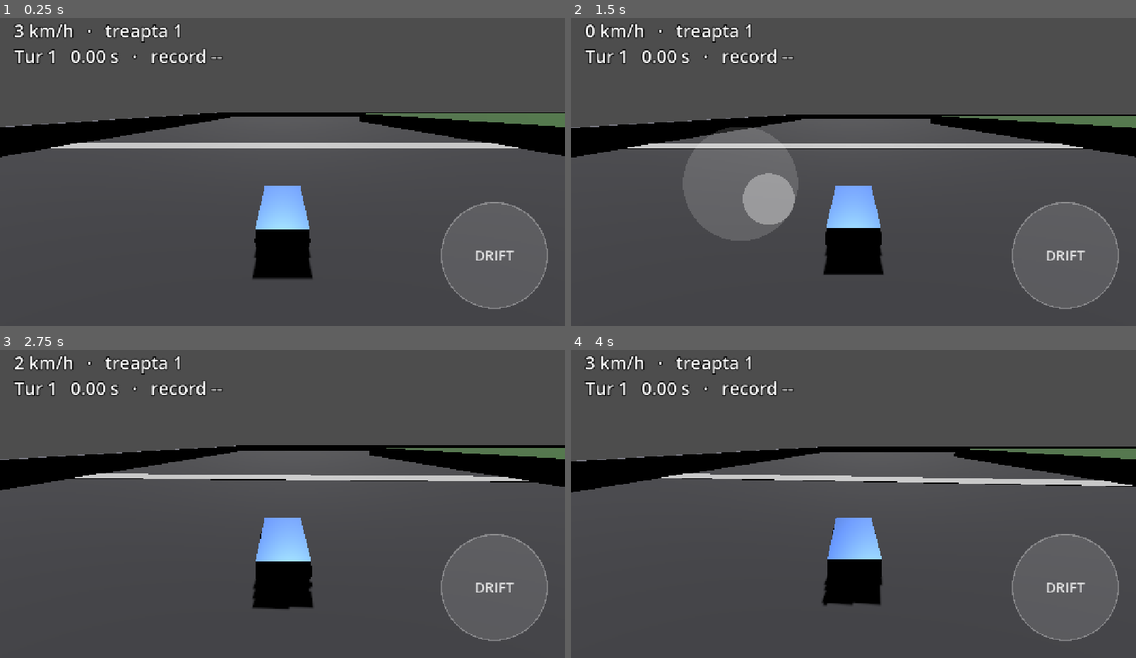
Above: before the commit, frames 1-4 (two rows, left to right).
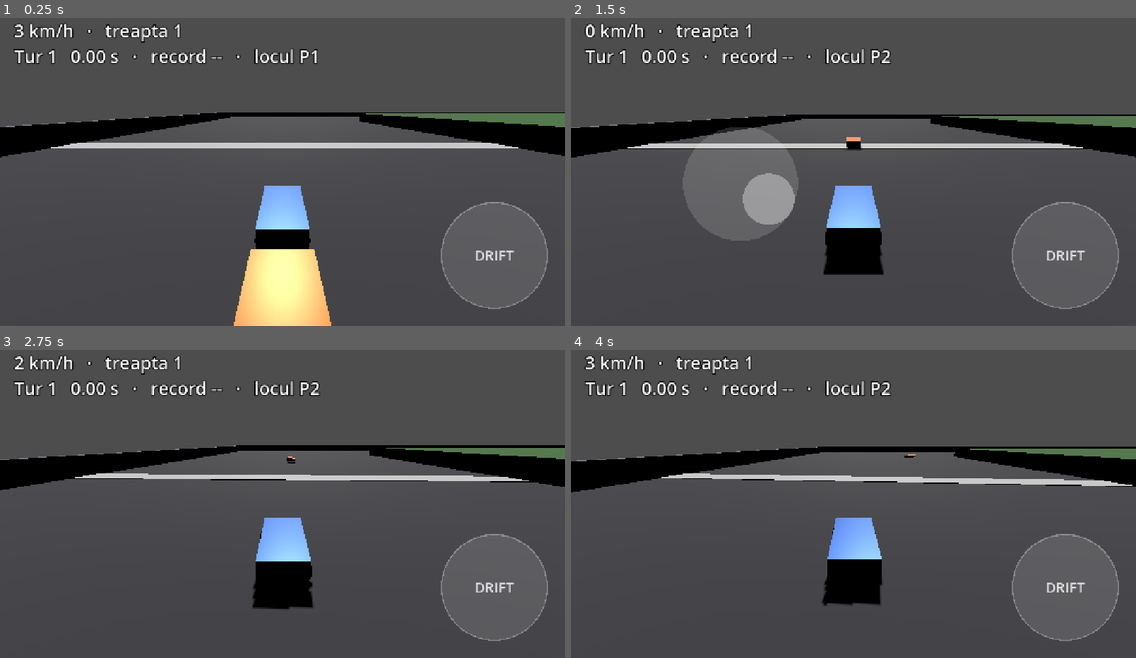
Above: after the commit, the same moments.

Repository: mihaelaradu1005-source/RacerMobile
Game: Godot game, scene res://scenes/world.tscn
Same seed, same stepped clock (60 frames per second), same inputs: the game is played once before the commit and once after it.
Inputs (mouse positions are in pixels of both pictures, inside the frame that each line leads up to):
- Up to frame 1 (0.25 s): no input
- Up to frame 2 (1.5 s): move the mouse to (977, 150) at 0.52 s; hold D (move_right) 0.53-1.25 s; click (977, 150) at 0.67 s; drag from (740, 184) to (825, 230) at 1.27 s
- Up to frame 3 (2.75 s): move the mouse to (339, 430) at 2.02 s; hold D (move_right) from 2.03 s (still down)
- Up to frame 4 (4 s): release D (move_right) at 2.75 s; drag from (825, 562) to (684, 451) at 2.77 s; move the mouse to (1023, 547) at 3.52 s; hold A (move_left) from 3.53 s (still down)

The runs differ from the first frame. In frame 1, 3.9% of the frame differs, in the area x 41-59%, y 9-100%; in frame 2, 0.4%; in frame 3, 0.4%; in frame 4, 0.4%.

Commit message:
feat(phase4): AI opponent + race position (race vs AI playable)
Adds a rails AI that laps the circuit and a P1/P2 position indicator.

- ai_driver.gd: PathFollow3D on a racing-line Path3D; looks ahead on the
  curve and slows for corners, speeds up on straights; counts its own laps
- world.tscn: RacingLine (9-point loop) + orange AI car on it
- race_manager.gd: computes player position vs AI by comparing lap + progress
  along the racing line; exposes position + has_opponent
- hud.gd: shows P1/P2 when an opponent is present
- Verified with tests/ai_test: AI laps the track, slows in corners
  (corner/straight ~0.84), parked player reads P2 behind the moving AI

Note: AI has no collision yet (player passes through it) — to add later.

Co-Authored-By: Claude Opus 4.8 <noreply@anthropic.com>

Diff:
--- a/scenes/world.tscn
+++ b/scenes/world.tscn
@@ -6,6 +6,7 @@
 [ext_resource type="Script" path="res://scripts/hud.gd" id="4_hud"]
 [ext_resource type="Script" path="res://scripts/action_button.gd" id="5_button"]
 [ext_resource type="Script" path="res://scripts/race_manager.gd" id="6_manager"]
+[ext_resource type="Script" path="res://scripts/ai_driver.gd" id="7_ai"]
 
 [sub_resource type="StandardMaterial3D" id="GroundMat"]
 albedo_color = Color(0.28, 0.28, 0.3, 1)
@@ -61,6 +62,22 @@
 [sub_resource type="BoxShape3D" id="CpShapeTB"]
 size = Vector3(5, 3, 45)
 
+[sub_resource type="Curve3D" id="RacingCurve"]
+_data = {
+"points": PackedVector3Array(0, 0, 0, 0, 0, 0, 70, 0.5, -30, 0, 0, 0, 0, 0, 0, 70, 0.5, 30, 0, 0, 0, 0, 0, 0, 30, 0.5, 77, 0, 0, 0, 0, 0, 0, -30, 0.5, 77, 0, 0, 0, 0, 0, 0, -70, 0.5, 30, 0, 0, 0, 0, 0, 0, -70, 0.5, -30, 0, 0, 0, 0, 0, 0, -30, 0.5, -77, 0, 0, 0, 0, 0, 0, 30, 0.5, -77, 0, 0, 0, 0, 0, 0, 70, 0.5, -30),
+"tilts": PackedFloat32Array(0, 0, 0, 0, 0, 0, 0, 0, 0)
+}
+point_count = 9
+
+[sub_resource type="StandardMaterial3D" id="AICarMat"]
+albedo_color = Color(0.95, 0.45, 0.1, 1)
+roughness = 0.4
+metallic = 0.3
+
+[sub_resource type="BoxMesh" id="AICarMesh"]
+material = SubResource("AICarMat")
+size = Vector3(1.8, 0.7, 4)
+
 [node name="World" type="Node3D"]
 
 [node name="Sun" type="DirectionalLight3D" parent="."]
@@ -149,6 +166,17 @@
 
 [node name="Col" type="CollisionShape3D" parent="Checkpoints/CP3"]
 shape = SubResource("CpShapeTB")
+
+[node name="RacingLine" type="Path3D" parent="."]
+curve = SubResource("RacingCurve")
+
+[node name="AICar" type="PathFollow3D" parent="RacingLine"]
+rotation_mode = 1
+script = ExtResource("7_ai")
+
+[node name="Body" type="MeshInstance3D" parent="RacingLine/AICar"]
+transform = Transform3D(1, 0, 0, 0, 1, 0, 0, 0, 1, 0, 0.2, 0)
+mesh = SubResource("AICarMesh")
 
 [node name="Car" parent="." instance=ExtResource("3_car")]
 transform = Transform3D(1, 0, 0, 0, 1, 0, 0, 0, 1, 70, 1, -20)
--- /dev/null
+++ b/scripts/ai_driver.gd
@@ -0,0 +1,63 @@
+extends PathFollow3D
+
+# Simple, robust AI opponent: rides the racing-line Path3D and slows down for
+# corners. It's on rails (follows the curve) rather than a full physics driver,
+# which keeps it predictable and impossible to send spinning off the track.
+# Looks ahead on the curve; the sharper the upcoming bend, the more it slows.
+
+## Cruising speed on the straights (m/s).
+@export var base_speed: float = 20.0
+
+## Minimum speed through the tightest corners (m/s).
+@export var min_corner_speed: float = 11.0
+
+## How quickly the AI changes speed (m/s per second).
+@export var accel: float = 12.0
+
+## How far ahead (metres) it looks to judge the next corner.
+@export var lookahead: float = 12.0
+
+var laps: int = 0
+
+var _speed: float = 0.0
+var _prev_ratio: float = 0.0
+var _curve: Curve3D
+
+
+func _ready() -> void:
+	add_to_group("ai")
+	var path := get_parent() as Path3D
+	if path != null:
+		_curve = path.curve
+	_speed = base_speed
+
+
+func _physics_process(delta: float) -> void:
+	if _curve == null:
+		return
+	var length := _curve.get_baked_length()
+
+	# Compare the current heading with the heading a little way ahead: if they
+	# point the same way it's a straight (go fast), if they diverge it's a corner.
+	var here_dir := _dir_at(progress + 1.0, length)
+	var ahead_dir := _dir_at(progress + lookahead, length)
+	var straightness := clampf(here_dir.dot(ahead_dir), 0.0, 1.0)
+	var target := lerpf(min_corner_speed, base_speed, straightness)
+
+	_speed = move_toward(_speed, target, accel * delta)
+	progress += _speed * delta
+
+	# progress_ratio wraps 0..1 each lap; a drop means we crossed the line.
+	if progress_ratio < _prev_ratio:
+		laps += 1
+	_prev_ratio = progress_ratio
+
+
+func _dir_at(offset: float, length: float) -> Vector3:
+	var a := _curve.sample_baked(fposmod(offset - 1.0, length))
+	var b := _curve.sample_baked(fposmod(offset + 1.0, length))
+	var d := b - a
+	d.y = 0.0
+	if d.length() < 0.001:
+		return Vector3(0, 0, 1)
+	return d.normalized()
--- a/scripts/hud.gd
+++ b/scripts/hud.gd
@@ -28,5 +28,8 @@
 	if mgr == null:
 		text = line1
 		return
-	text = "%s\nTur %d   %s   ·   record %s" % [
-		line1, mgr.lap + 1, _fmt_time(mgr.lap_time), _fmt_time(mgr.best_time)]
+	var line2 := "Tur %d   %s   ·   record %s" % [
+		mgr.lap + 1, _fmt_time(mgr.lap_time), _fmt_time(mgr.best_time)]
+	if mgr.has_opponent:
+		line2 += "   ·   locul P%d" % mgr.position
+	text = "%s\n%s" % [line1, line2]
--- a/scripts/race_manager.gd
+++ b/scripts/race_manager.gd
@@ -13,13 +13,19 @@
 var lap_time: float = 0.0   # time on the current lap (seconds)
 var best_time: float = -1.0 # best completed lap, -1 until one is set
 
+var has_opponent: bool = false
+var position: int = 1       # 1 = ahead of the AI, 2 = behind
+
 var _expected: int = 0
 var _running: bool = false
 var _count: int = 0
+var _player: VehicleBody3D
+var _ai: Node
 
 
 func _ready() -> void:
 	add_to_group("race_manager")
+	_player = _find_vehicle(get_tree().root)
 	var container := get_node_or_null(checkpoints_path)
 	if container == null:
 		return
@@ -31,9 +37,37 @@
 			area.body_entered.connect(_on_checkpoint.bind(i))
 
 
+func _find_vehicle(n: Node) -> VehicleBody3D:
+	if n is VehicleBody3D:
+		return n
+	for c in n.get_children():
+		var found := _find_vehicle(c)
+		if found != null:
+			return found
+	return null
+
+
 func _process(delta: float) -> void:
 	if _running:
 		lap_time += delta
+	_update_position()
+
+
+func _update_position() -> void:
+	if _ai == null:
+		_ai = get_tree().get_first_node_in_group("ai")
+	if _ai == null or _player == null:
+		has_opponent = false
+		return
+	has_opponent = true
+	var path := _ai.get_parent() as Path3D
+	if path == null or path.curve == null:
+		return
+	var length := path.curve.get_baked_length()
+	var player_ratio := path.curve.get_closest_offset(_player.global_position) / length
+	var player_total := float(lap) + player_ratio
+	var ai_total: float = float(_ai.laps) + float(_ai.progress_ratio)
+	position = 1 if player_total >= ai_total else 2
 
 
 func _on_checkpoint(body: Node, idx: int) -> void:
--- /dev/null
+++ b/tests/ai_test.gd
@@ -0,0 +1,40 @@
+extends Node
+
+# Checks the AI opponent: it should advance along the racing line, complete a
+# lap, and the race manager should compute a position (P1/P2). The player car is
+# left parked at the start, so the moving AI should pull ahead (player -> P2).
+
+var _ai: Node
+var _mgr: Node
+var _f: int = 0
+var _last_ratio: float = 0.0
+var _min_step: float = 999.0
+var _max_step: float = 0.0
+
+
+func _ready() -> void:
+	_ai = get_tree().get_first_node_in_group("ai")
+	_mgr = get_tree().get_first_node_in_group("race_manager")
+
+
+func _physics_process(d: float) -> void:
+	_f += 1
+	# Track how much path-progress the AI makes per frame (proxy for speed):
+	# smaller on corners, larger on straights.
+	if _ai != null:
+		var step: float = _ai.progress_ratio - _last_ratio
+		if step >= 0.0:
+			_min_step = minf(_min_step, step)
+			_max_step = maxf(_max_step, step)
+		_last_ratio = _ai.progress_ratio
+
+	if _f % 150 == 0 and _ai != null:
+		var pos: Vector3 = (_ai as Node3D).global_position
+		print("f=%d ratio=%.2f laps=%d aipos=(%.0f,%.0f) player_pos=P%d" % [
+			_f, _ai.progress_ratio, _ai.laps, pos.x, pos.z, _mgr.position])
+
+	if (_ai != null and _ai.laps >= 1) or _f >= 4000:
+		print("AI lap done: laps=%d  corner/straight speed ratio=%.2f" % [
+			_ai.laps, (_min_step / _max_step) if _max_step > 0.0 else 0.0])
+		print("AITEST DONE")
+		get_tree().quit()
--- /dev/null
+++ b/tests/ai_test.tscn
@@ -0,0 +1,11 @@
+[gd_scene load_steps=3 format=3 uid="uid://cai0test2ph4opp"]
+
+[ext_resource type="PackedScene" path="res://scenes/world.tscn" id="1_world"]
+[ext_resource type="Script" path="res://tests/ai_test.gd" id="2_test"]
+
+[node name="AITest" type="Node"]
+
+[node name="World" parent="." instance=ExtResource("1_world")]
+
+[node name="Tester" type="Node" parent="."]
+script = ExtResource("2_test")
Not shown: 1 places in scenes/world.tscn that only renumber resources
Not shown, added: scripts/ai_driver.gd.uid
Not shown, added: tests/ai_test.gd.uid
Not shown, changed: PROGRESS.md
